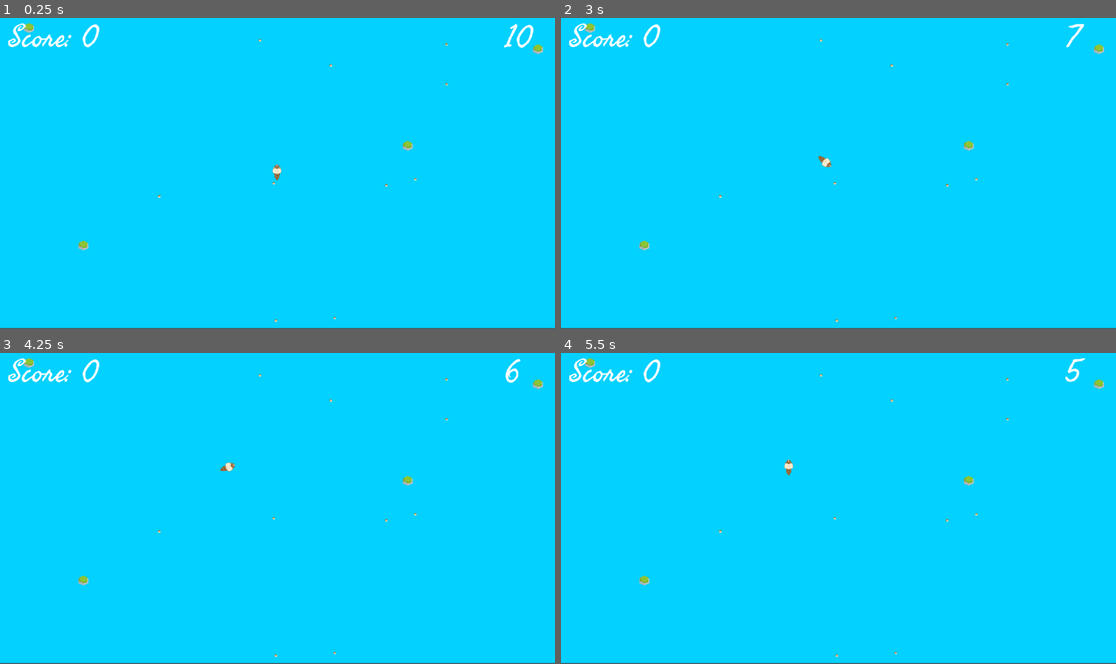
Above: before the commit, frames 1-4 (two rows, left to right).
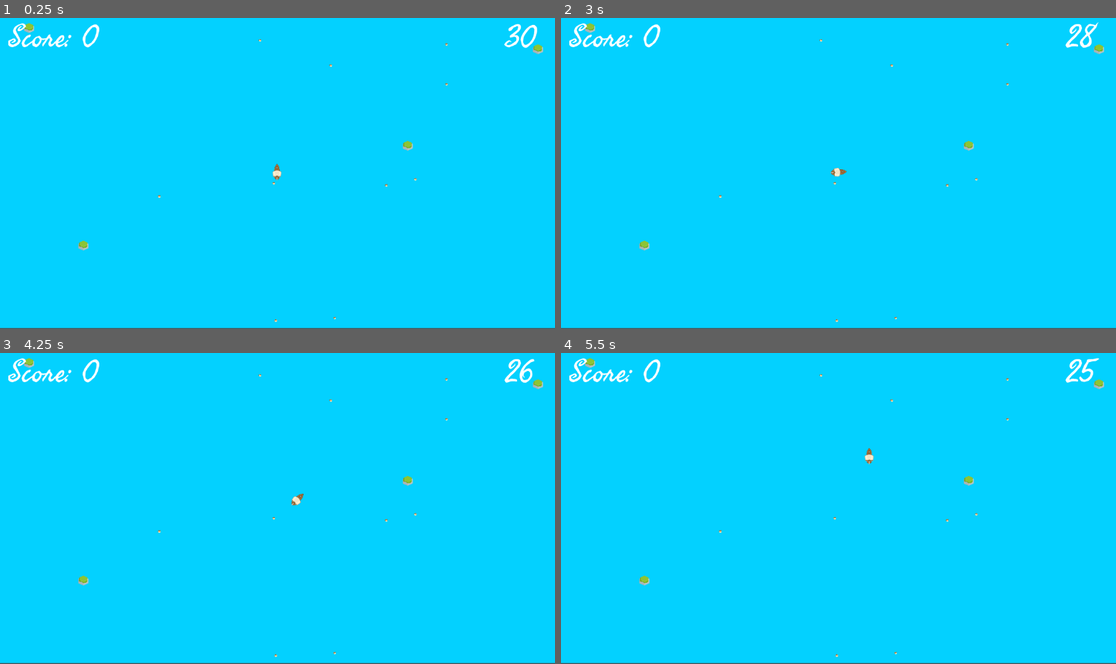
Above: after the commit, the same moments.

Repository: Coffin-Likker/CalmBeforeTheStorm
Game: Godot game, scene res://scenes/main.tscn
Two runs of this game, one before a commit and one after it. Both use one fixed random seed, a clock stepped at 60 frames per second and the inputs below.
Inputs:
- Up to frame 1 (0.25 s): no input
- Up to frame 2 (3 s): tap Enter at 0.5 s; hold Right (ui_right) 0.53-1.28 s; hold Down (ui_down) 1.28-2.03 s; hold Right (ui_right) 2.03-2.78 s; hold Up (ui_up) from 2.78 s (still down)
- Up to frame 3 (4.25 s): release Up (ui_up) at 3.53 s; hold Left (ui_left) from 3.53 s (still down)
- Up to frame 4 (5.5 s): release Left (ui_left) at 5.03 s; hold Down (ui_down) from 5.03 s (still down)

The runs differ from the first frame. In frame 1, 0.3% of the frame differs, in the area x 49-97%, y 1-53%; in frame 2, 0.3%; in frame 3, 0.3%, in the area x 39-97%, y 1-50%; in frame 4, 0.3%.

Commit message:
adds new movement system

Diff:
--- a/scenes/player.tscn
+++ b/scenes/player.tscn
@@ -12,6 +12,7 @@
 script = ExtResource("1_3gxhr")
 
 [node name="Sprite2D" type="Sprite2D" parent="."]
+rotation = 3.14159
 scale = Vector2(0.409091, 0.340708)
 texture = ExtResource("1_2toud")
 
--- a/scripts/constants.gd
+++ b/scripts/constants.gd
@@ -9,7 +9,7 @@
 var current_state: GameState = GameState.PLAYING
 
 # Timer variables
-var time_left: float = 10.0
+var time_left: float = 30.0
 var timer_running: bool = false
 
 # Level generation variables
@@ -17,6 +17,15 @@
 var min_distance_between_objects: float = 30.0
 var num_fish: int = 10
 var num_safezones: int = 4
+
+# Player movement variables
+var player_max_speed: float = 200.0
+var player_half_speed: float = 100.0
+var player_acceleration: float = 50.0
+var player_deceleration: float = 50.0
+var player_rotation_speed: float = 1.0
+var player_friction: float = 30.0
+var player_speed_levels: int = 2
 
 # Node references
 var score_label: RichTextLabel
--- a/scripts/player.gd
+++ b/scripts/player.gd
@@ -1,7 +1,7 @@
 extends CharacterBody2D
 
-var speed = 200
-var rotation_speed = 1.5
+var current_speed: float = 0.0
+var target_speed: float = 0.0
 
 func _ready():
 	add_to_group("player")
@@ -9,16 +9,42 @@
 func _physics_process(delta):
 	if Constants.current_state == Constants.GameState.GAME_OVER:
 		return
-	var input_vector = Vector2.ZERO
-	input_vector.x = Input.get_action_strength("ui_right") - Input.get_action_strength("ui_left")
-	input_vector.y = - Input.get_action_strength("ui_up")
 
-	if input_vector.x != 0:
-		rotate(rotation_speed * input_vector.x * delta)
-
-	if input_vector.y != 0:
-		velocity = -transform.y * speed * input_vector.y
-	else:
-		velocity = Vector2.ZERO
+	handle_rotation(delta)
+	handle_speed_input()
+	apply_movement(delta)
+	apply_friction(delta)
 
 	move_and_slide()
+
+func handle_rotation(delta):
+	var rotation_input = Input.get_action_strength("ui_right") - Input.get_action_strength("ui_left")
+	rotate(Constants.player_rotation_speed * rotation_input * delta)
+
+func handle_speed_input():
+	var acceleration_input = Input.get_action_strength("ui_up")
+	var deceleration_input = Input.get_action_strength("ui_down")
+
+	if acceleration_input > 0:
+		if Input.is_action_just_pressed("ui_up"):
+			target_speed = Constants.player_half_speed
+		elif Input.is_action_just_pressed("ui_up") and target_speed == Constants.player_half_speed:
+			target_speed = Constants.player_max_speed
+	elif deceleration_input > 0:
+		if Input.is_action_just_pressed("ui_down"):
+			target_speed = max(target_speed - Constants.player_half_speed, 0)
+		elif Input.is_action_just_pressed("ui_down") and target_speed > 0:
+			target_speed = 0
+
+func apply_movement(delta):
+	if current_speed < target_speed:
+		current_speed = min(current_speed + Constants.player_acceleration * delta, target_speed)
+	elif current_speed > target_speed:
+		current_speed = max(current_speed - Constants.player_deceleration * delta, target_speed)
+
+	velocity = -transform.y * current_speed
+
+func apply_friction(delta):
+	if target_speed == 0 and current_speed > 0:
+		current_speed = max(current_speed - Constants.player_friction * delta, 0)
+		velocity = -transform.y * current_speed
